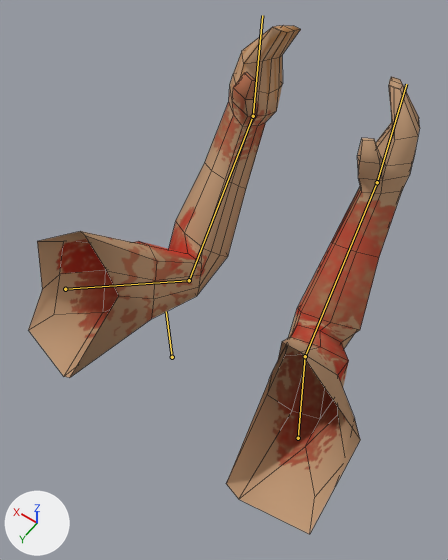
The Blender file Assets/Axtras/Models/Player/Arms/Player Arms Punch.blend: old version first, new version second.
Both versions are drawn from a camera (50 mm lens) standing at (-2.89, 3.07, 20.77) and looking at (-0.04, -0.92, 14.5). Arrows for +X, +Y and +Z are at lower left; the lights stay in place. Both versions are drawn at frame 1 of the action 'Block Hold'; the numbers are the values there. The bones that bend it are drawn over the model as lines. Mesh edges are drawn as thin lines.

In view in the first picture: 'Player Human Male'.
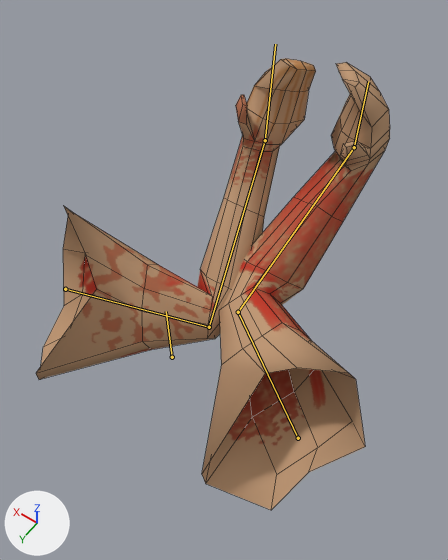
Where the change shows, as pixel boxes (x1, y1, x2, y2) in the pictures (448 x 560 px):
'Player Human Male', posed (9% narrower, 11% shorter)
    before: (29, 25, 420, 534)
    after: (36, 59, 390, 510)

What the commit changed:
Bone 'IK.Pose.L' (bone_ik_pose_l) moves from (1.0, 0.0, -1.88) to (1.0, 0.0, -2.22).
Bone 'IK.Pose.R' (bone_ik_pose_r) moves from (-1.0, 0.0, -1.85) to (-1.0, 0.0, -2.42).
Bone 'IK.Target.L' (bone_ik_target_l) moves from (-1.23, -5.54, 3.25) to (-1.27, -6.0, 2.85).
Bone 'IK.Target.L' (bone_ik_target_l) turns from (90, -85, 0) to (90, -90, 2) degrees about its own x, y and z.
Bone 'IK.Target.R' (bone_ik_target_r) moves from (1.04, -5.56, 3.24) to (1.39, -6.0, 3.29).
Bone 'IK.Target.R' (bone_ik_target_r) turns from (90, 85, 0) to (81, 110, -2) degrees about its own x, y and z.
